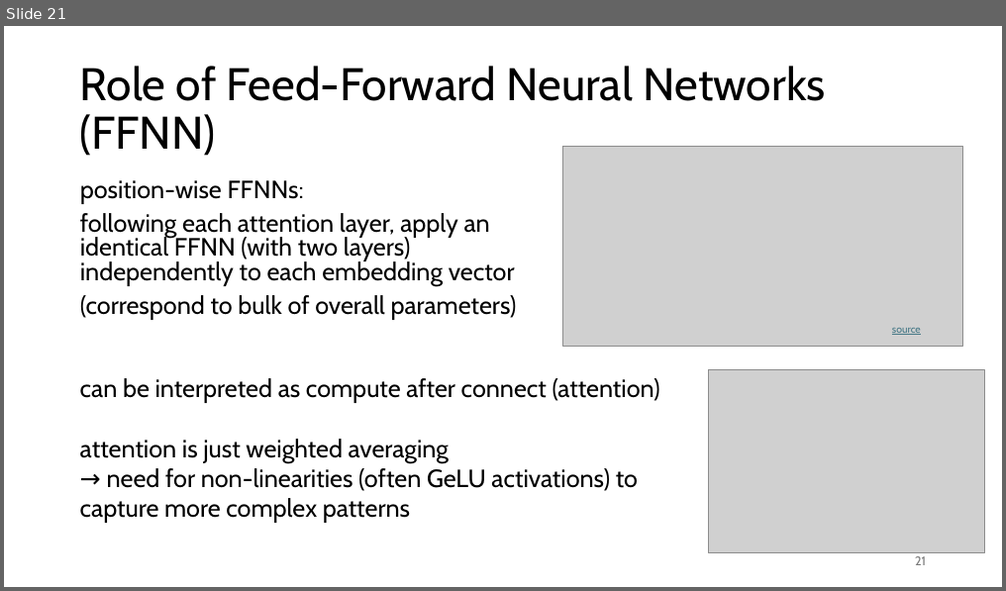
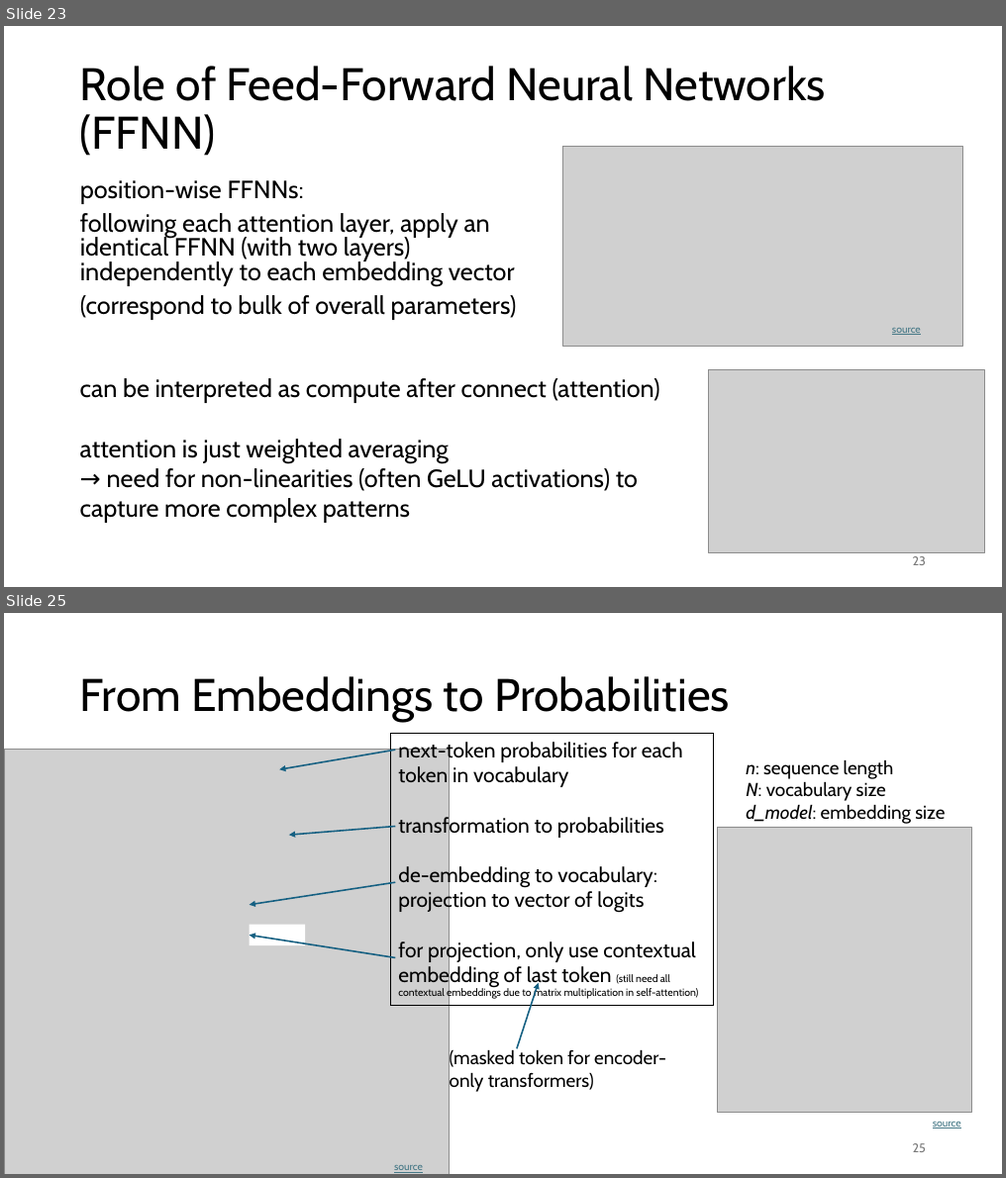
Before and after one commit to FelixWick/language_models, a slide deck: slides/2_transformer.pptx. Shown one above the other, each under a label of ours: slide 21 before the commit, slides 23 and 25 after it; the slides between them are not shown. The pictures are 1006x591 and 1006x1178 pixels, drawn with LibreOffice and Linux fonts; fonts in the diff are those of the drawing; grey boxes stand for pictures. Boxes give left, top, right and bottom in pixels: in the first picture for what was removed or moved away, otherwise in the second. Text is boxed around its words. In the diff, an @@ line names an element or a change of style, - is before the commit and + after.

Commit message:
more details on transformer

```diff
--- a/slides/2_transformer.pptx
+++ b/slides/2_transformer.pptx
@@ slide 25 added at box(4, 613, 1002, 1174), background #FFFFFF @@
@@ title added at box(80, 676, 730, 722), 44 pt, text #000000 @@
+From Embeddings to Probabilities
@@ picture added at box(4, 749, 449, 1174) @@
@@ arrow added from (395, 750) to (279, 769), #156082 1.5 pt @@
@@ rectangle added at box(391, 734, 714, 1006), outline #000000 0.75 pt, 20 pt, text #000000 @@
+next-token probabilities for each token in vocabulary
+transformation to probabilities
+de-embedding to vocabulary: projection to vector of logits
+for projection, only use contextual embedding of last token (still need all contextual embeddings due to matrix multiplication in self-attention)
@@ text added at box(746, 760, 944, 824), 18 pt, text #000000 @@
+n: sequence length
+N: vocabulary size
+d_model: embedding size
@@ arrow added from (395, 827) to (289, 836), #156082 1.5 pt @@
@@ picture added at box(718, 827, 972, 1113) @@
@@ arrow added from (395, 882) to (250, 905), #156082 1.5 pt @@
@@ rectangle added at box(250, 925, 306, 947), fill #FFFFFF @@
@@ arrow added from (395, 959) to (250, 935), #156082 1.5 pt @@
@@ arrow added from (517, 1049) to (539, 983), #156082 1.5 pt @@
@@ text added at box(450, 1050, 666, 1092), 18 pt, text #000000 @@
+(masked token for encoder-only transformers)
@@ page number added at box(913, 1144, 926, 1153), 12 pt, text #797979 @@
+25
@@ text added at box(933, 1122, 961, 1129), 10 pt, text #467886, underline @@
+source
@@ text added at box(394, 1165, 423, 1173), 10 pt, text #467886, underline @@
+source
@@ what was slide 21 is now slide 23 @@
@@ page number at box(913, 557, 926, 566): text changed @@
-21
+23
```
Also in this commit, not shown: 11 slides changed, 11 other slides added, 2 slides removed, 4 other files.
